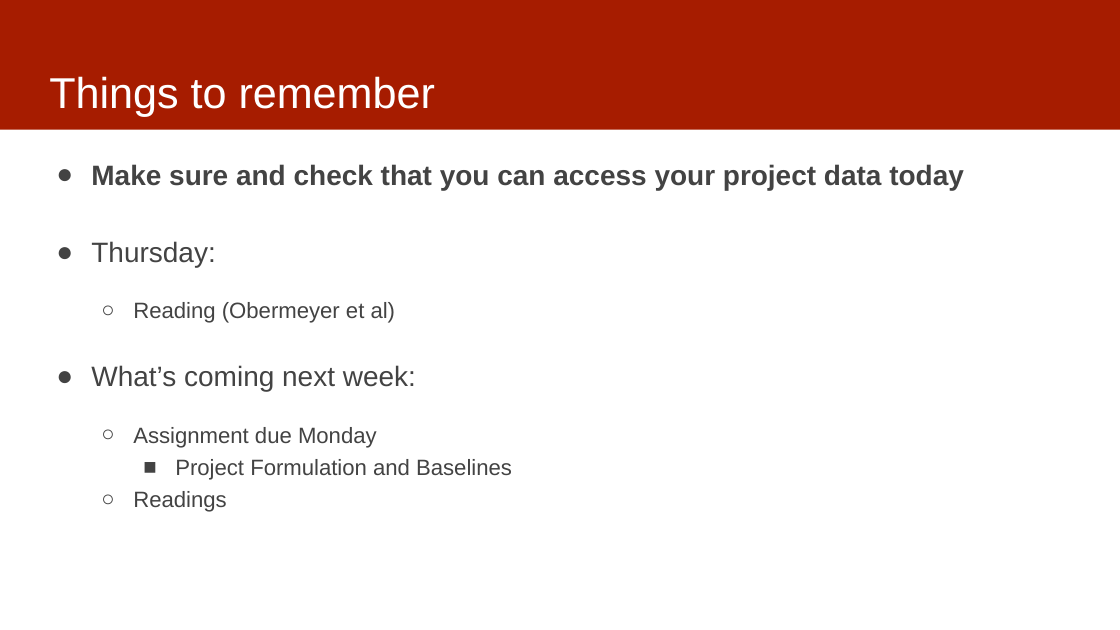
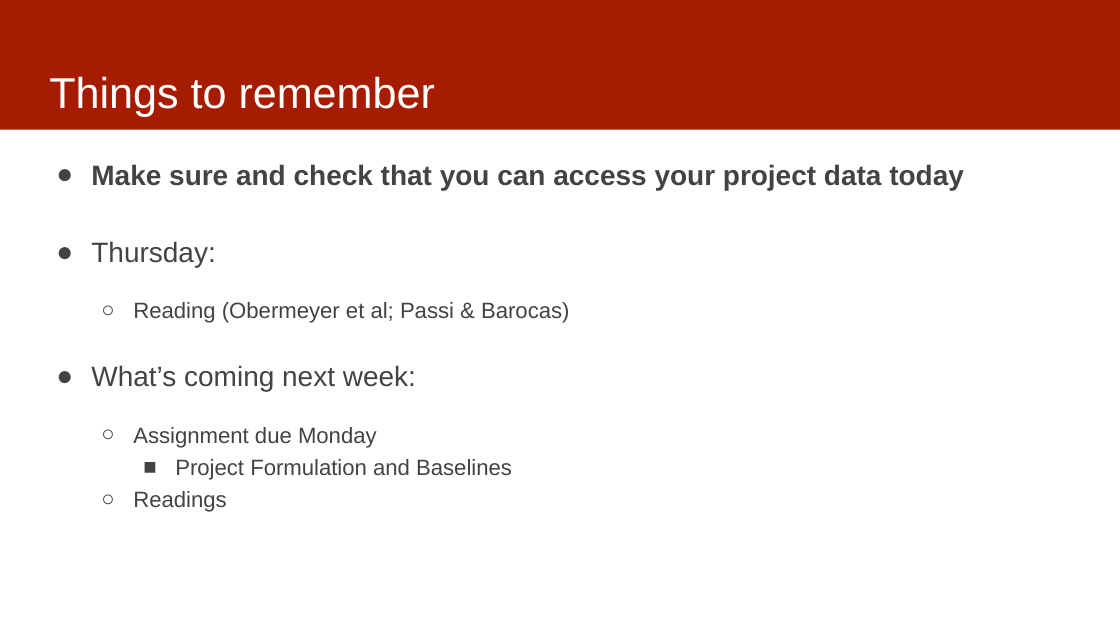
Before and after one commit to dssg/MLinPractice, a slide deck: slide 28 of Lectures/Lecture3-Data.pptx. Drawn at 1120x630 pixels with LibreOffice and Linux fonts; fonts in the diff are those of the drawing. Boxes give left, top, right and bottom in pixels: in the first picture for what was removed or moved away, otherwise in the second. Text is boxed around its words. In the diff, an @@ line names an element or a change of style, - is before the commit and + after.

Commit message:
add new reading to slides

```diff
--- a/Lectures/Lecture3-Data.pptx
+++ b/Lectures/Lecture3-Data.pptx
@@ text at [133, 302, 569, 323]: text changed @@
-  ○ Reading (Obermeyer et al)
+  ○ Reading (Obermeyer et al; Passi & Barocas)
```
Also in this commit, not shown: 1 other slide changed.
